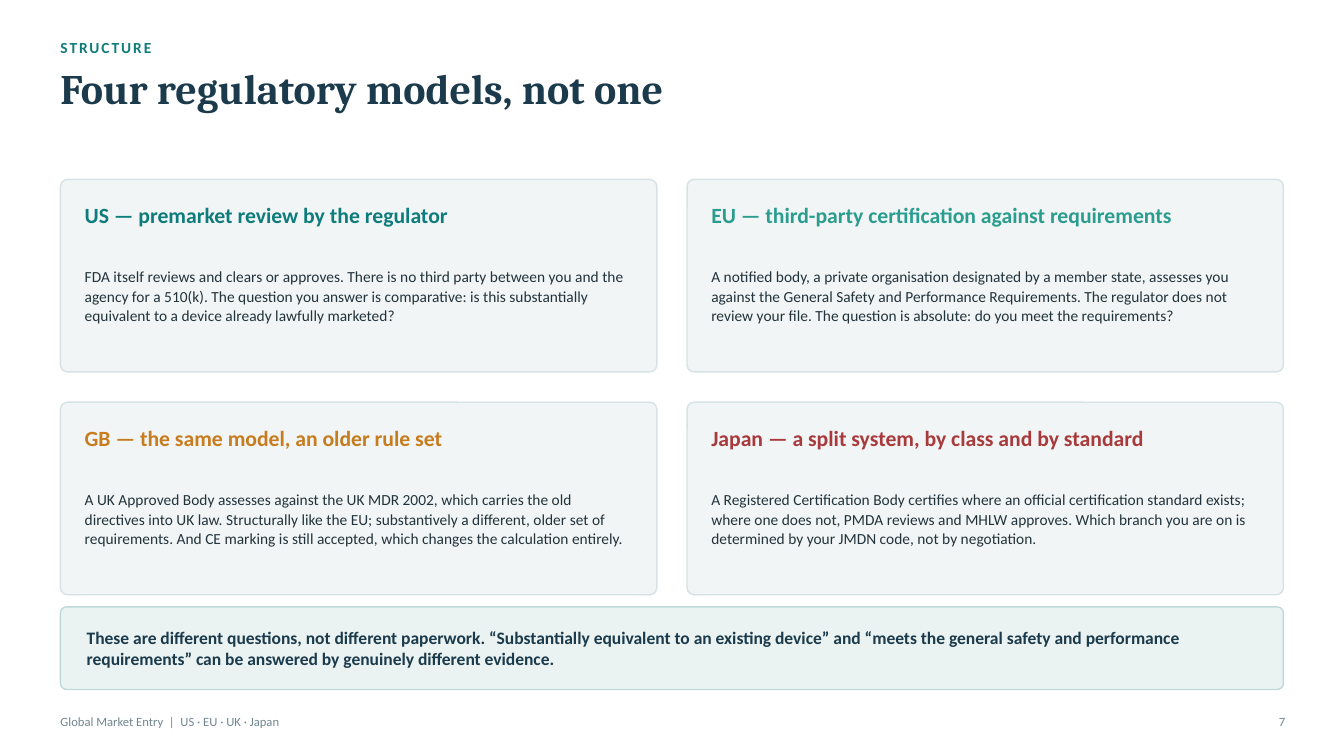
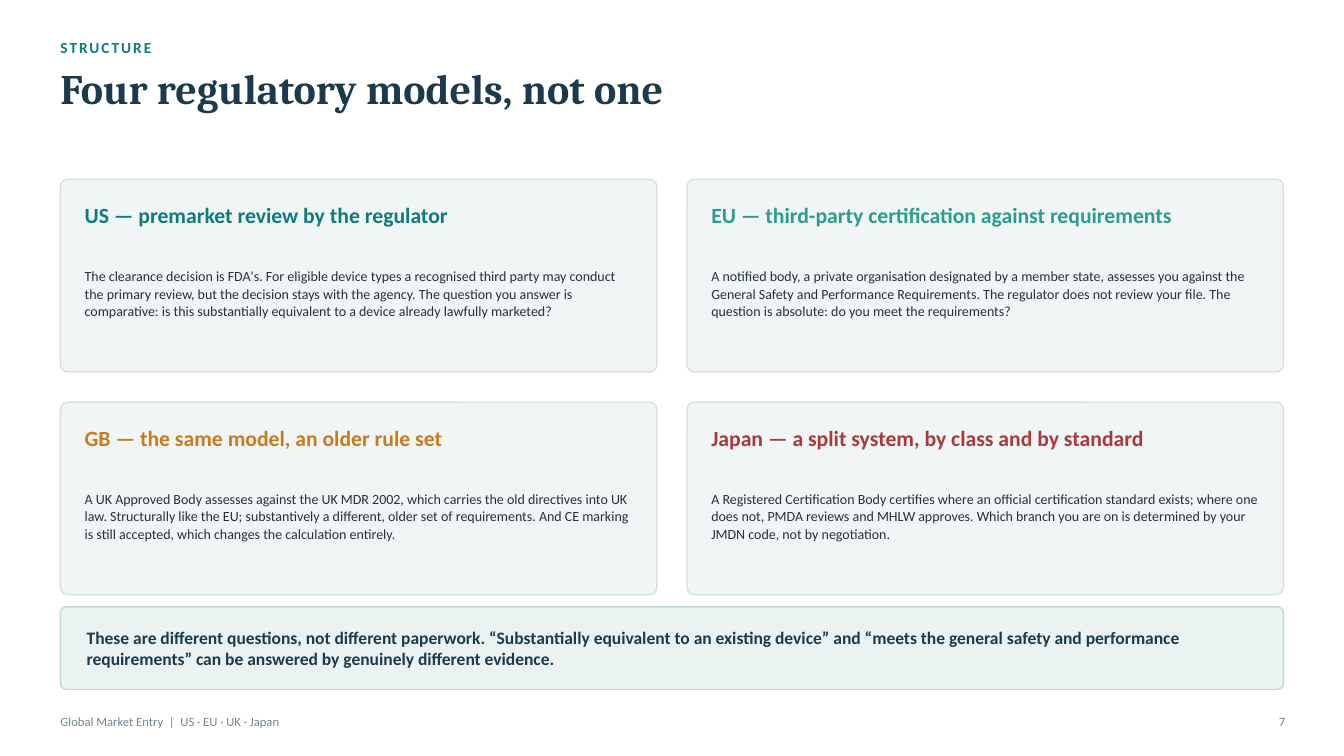
Before and after one commit to Jordantelder/my-website, a slide deck: slide 7 of seminars/global-market-entry/Global_Market_Entry_Seminar.pptx. Drawn at 1344x756 pixels with LibreOffice and Linux fonts; fonts in the diff are those of the drawing. Boxes give left, top, right and bottom in pixels: in the first picture for what was removed or moved away, otherwise in the second. Text is boxed around its words. In the diff, an @@ line names an element or a change of style, - is before the commit and + after.

```diff
--- a/seminars/global-market-entry/Global_Market_Entry_Seminar.pptx
+++ b/seminars/global-market-entry/Global_Market_Entry_Seminar.pptx
@@ text at box(85, 271, 616, 319): text changed; size 11 to 10 pt @@
-FDA itself reviews and clears or approves. There is no third party between you and the agency for a 510(k). The question you answer is comparative: is this substantially equivalent to a device already lawfully marketed?
+The clearance decision is FDA's. For eligible device types a recognised third party may conduct the primary review, but the decision stays with the agency. The question you answer is comparative: is this substantially equivalent to a device already lawfully marketed?
@@ size 11 to 10 pt in 3 elements at box(711, 271, 1245, 318), box(85, 494, 628, 542), box(711, 494, 1258, 542) @@
```
